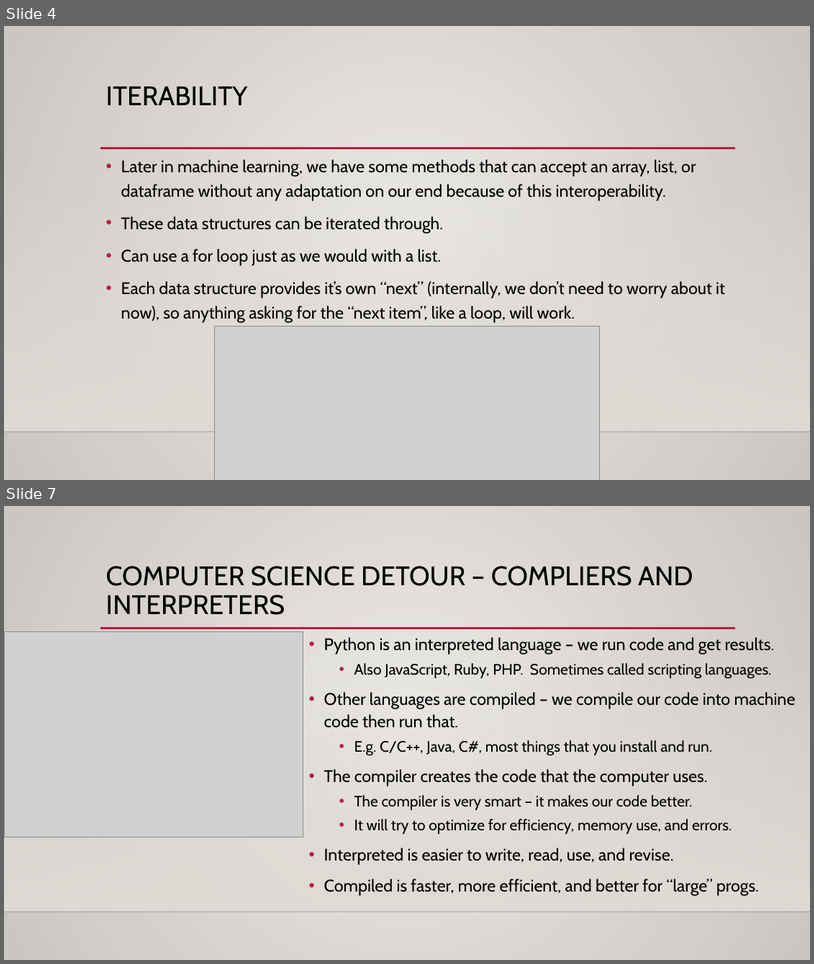
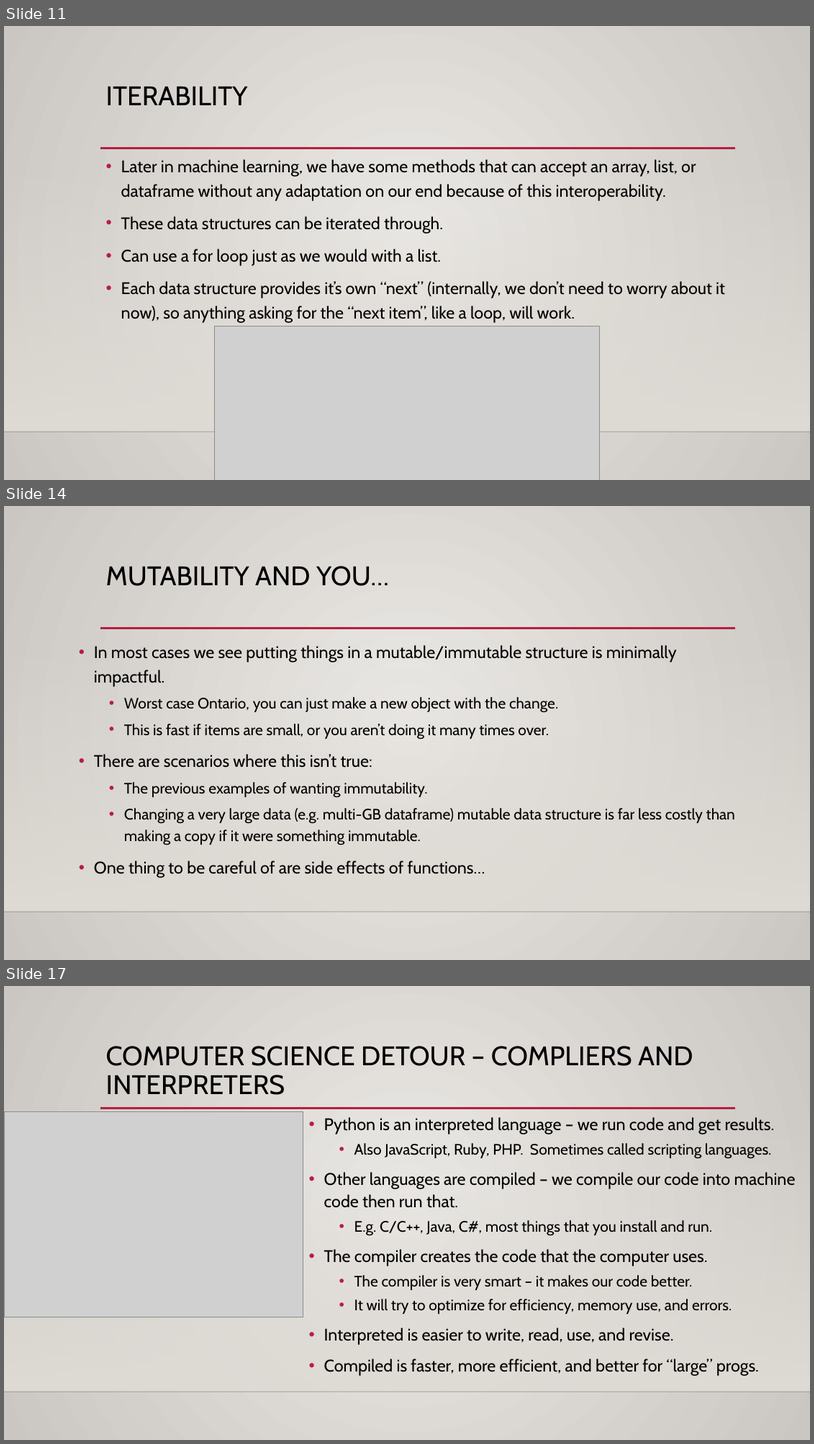
Before and after one commit to AkeemSemperDataScience/Programming_Basics_for_Machine_Learning_Students, a slide deck: reference_material/slides/007_other_data_structures.pptx. Shown one above the other, each under a label of ours: slides 4 and 7 before the commit, slides 11, 14 and 17 after it; the slides between them are not shown. The pictures are 814x964 and 814x1444 pixels, drawn with LibreOffice and Linux fonts; fonts in the diff are those of the drawing; grey boxes stand for pictures; background and template pictures are left out. Boxes give left, top, right and bottom in pixels: in the first picture for what was removed or moved away, otherwise in the second. Text is boxed around its words. In the diff, an @@ line names an element or a change of style, - is before the commit and + after.

```diff
--- a/reference_material/slides/007_other_data_structures.pptx
+++ b/reference_material/slides/007_other_data_structures.pptx
@@ slide 14 added at [4,506,810,960], background gradient #ECEAE7 to #CAC7C1; not listed: 3 template elements that a slide beside it also shows @@
@@ title added at [106,566,389,586], 32 pt, text #000000 @@
+MUTABILITY AND YOU…
@@ text added at [94,645,736,878], 18 pt, text #000000 @@
+• In most cases we see putting things in a mutable/immutable structure is minimally impactful.
+  • Worst case Ontario, you can just make a new object with the change.
+  • This is fast if items are small, or you aren’t doing it many times over.
+• There are scenarios where this isn’t true:
+  • The previous examples of wanting immutability.
+  • Changing a very large data (e.g. multi-GB dataframe) mutable data structure is far less costly than making a copy if it were something immutable.
+• One thing to be careful of are side effects of functions…
@@ what was slide 4 is now slide 11 @@
@@ what was slide 7 is now slide 17 @@
```
Also in this commit, not shown: 8 slides changed, 12 other slides added, 1 slide removed, 5 other files.
